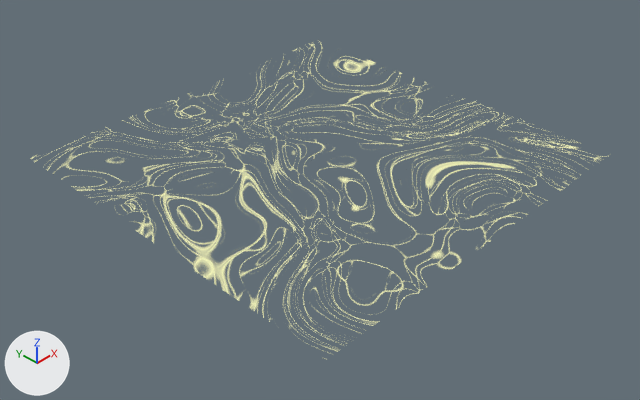
The Blender file art/assets.blend: old version first, new version second.
One viewpoint serves both versions: a 50 mm camera at (-2.67, -2.6, 2.2) aimed at (-0.1, -0.1, -0.16). Lighting does not change. The marker at lower left points along +X, +Y and +Z. The older version comes first. The same objects are shown in both versions, whatever each file hides.

Names of what the first picture shows: 'mycelium'.
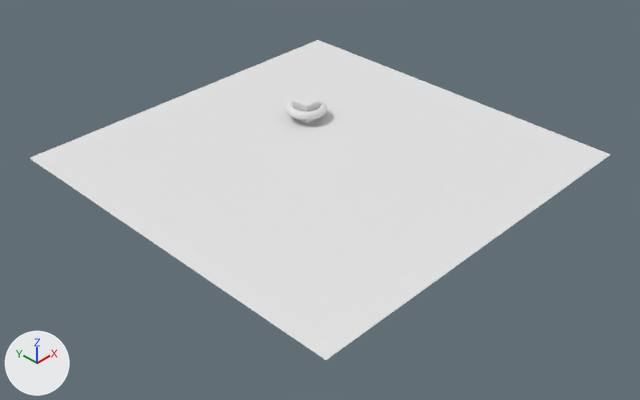
The newer file is also rescaled (x11.66) as a whole; pictures and numbers use the older file's frame.

Changed parts and their boxes [x1, y1, x2, y2] in the pictures (640 x 400 px):
'mycelium', recoloured: [31, 42, 605, 351] in both
'AntSpawner', added: after [286, 94, 327, 124]

The change in detail:
me_plane_005 has 4 vertices, 1 face and spans x -1.0..1.0, y -1.0..1.0, z 0.0.
me_plane_005 no longer uses material mat_mycelium_material_3.
Mesh me_torus is new.
It consists of a torus around z (ring radius 1.0, tube radius 0.25) spanning x -1.25..1.25, y -1.25..1.25, z -0.25..0.25; a box spanning x -0.59..0.59, y -0.59..0.59, z -0.65..0.53.
Object 'AntSpawner' (ob_antspawner) is new; it shows me_torus.
Its location is (0.23, 0.329, 0.058).
Its scale is (0.0857, 0.0857, 0.0857).
